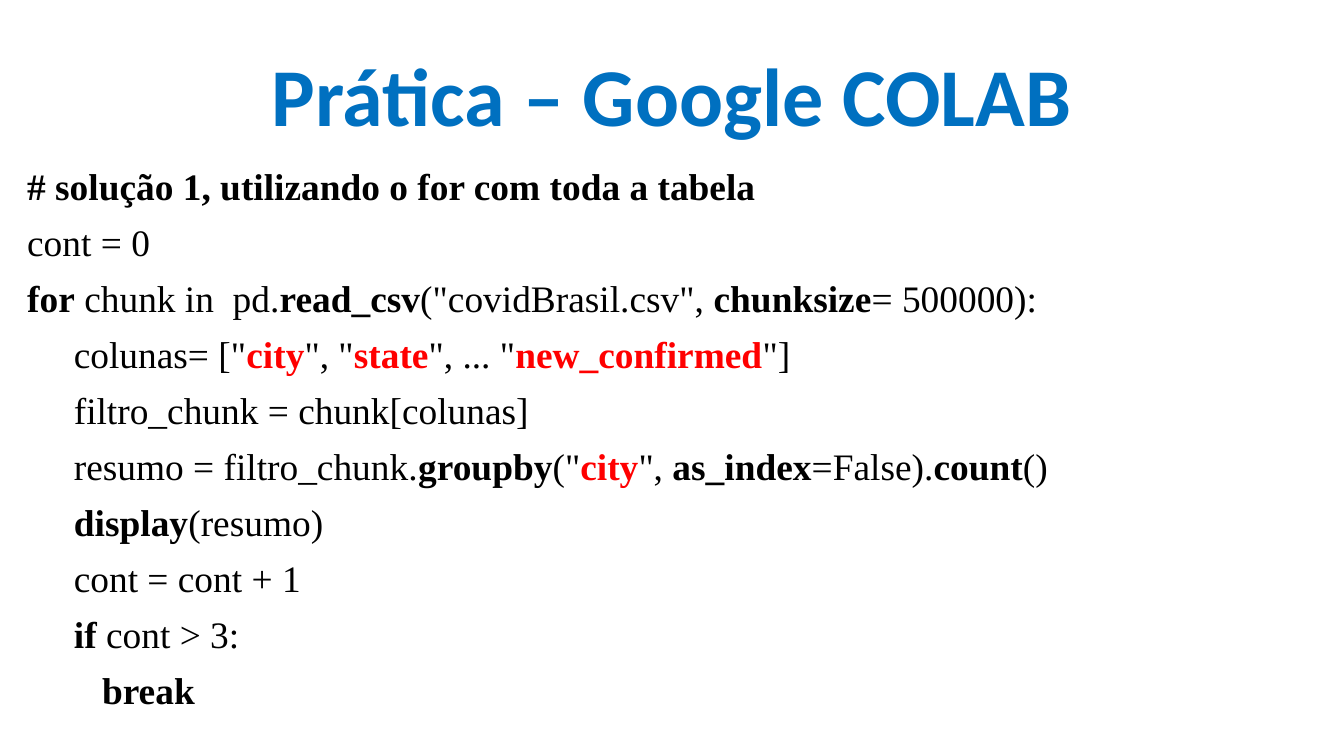
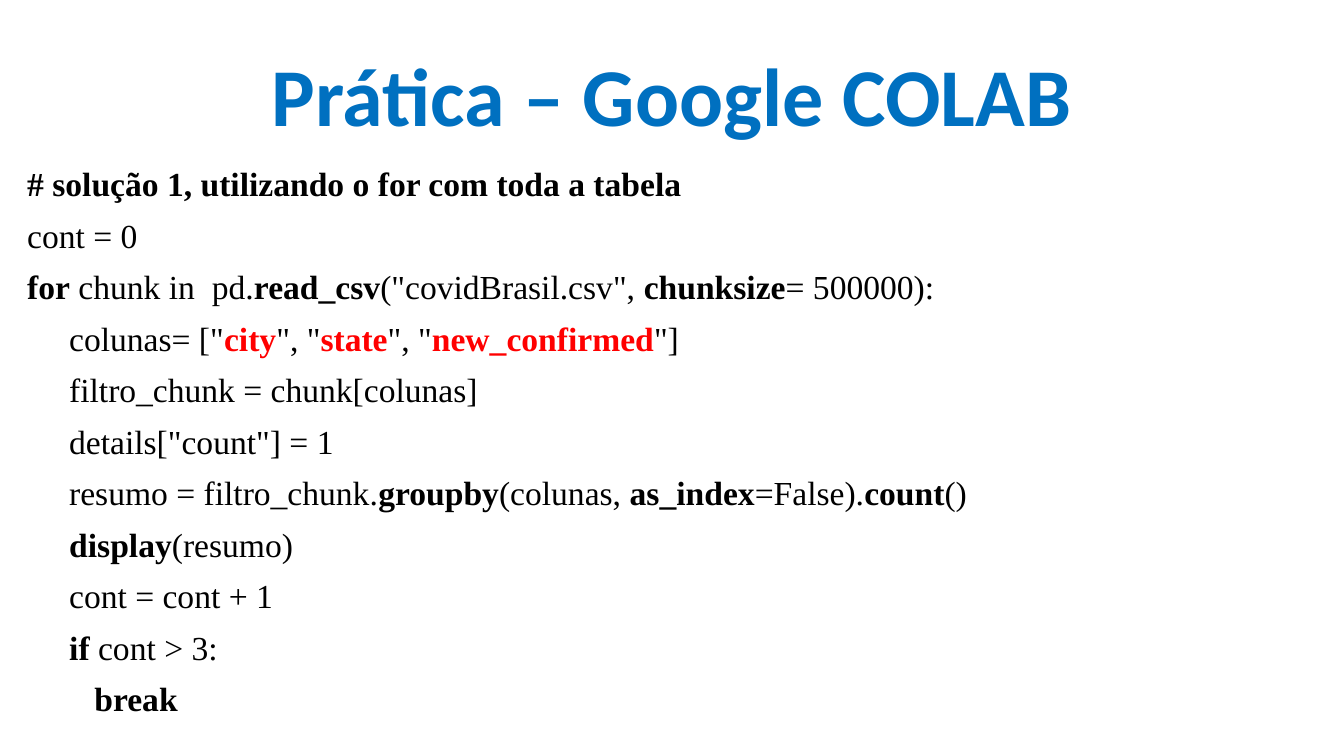
Before and after one commit to CloudEducationBrazil/WydenPythonBigData, a slide deck: slide 16 of 01 Classes/Aula 01 - Python Big Data.pptx. Drawn at 1344x756 pixels with LibreOffice and Linux fonts; fonts in the diff are those of the drawing; background and template pictures are left out. Boxes give left, top, right and bottom in pixels: in the first picture for what was removed or moved away, otherwise in the second. Text is boxed around its words. In the diff, an @@ line names an element or a change of style, - is before the commit and + after.

```diff
--- a/01 Classes/Aula 01 - Python Big Data.pptx
+++ b/01 Classes/Aula 01 - Python Big Data.pptx
@@ text at (27,172,934,712): size 20 to 18 pt in "# solução 1, utilizando o for com ...", "cont = 0", "for chunk in pd.read_csv("covidBrasil.csv", chunksize= 50000 ...", "filtro_chunk = chunk[colunas]" and 4 more places @@
@@ text at (69,327,679,357): text changed; size 20 to 18 pt @@
-colunas= ["city", "state", ... "new_confirmed"]
+colunas= ["city", "state", "new_confirmed"]
@@ text at (69,430,967,512): text changed; size 20 to 18 pt @@
-resumo = filtro_chunk.groupby("city", as_index=False).count()
+details["count"] = 1
+resumo = filtro_chunk.groupby(colunas, as_index=False).count()
```
Also in this commit, not shown: 1 other slide changed, 29 other files.
